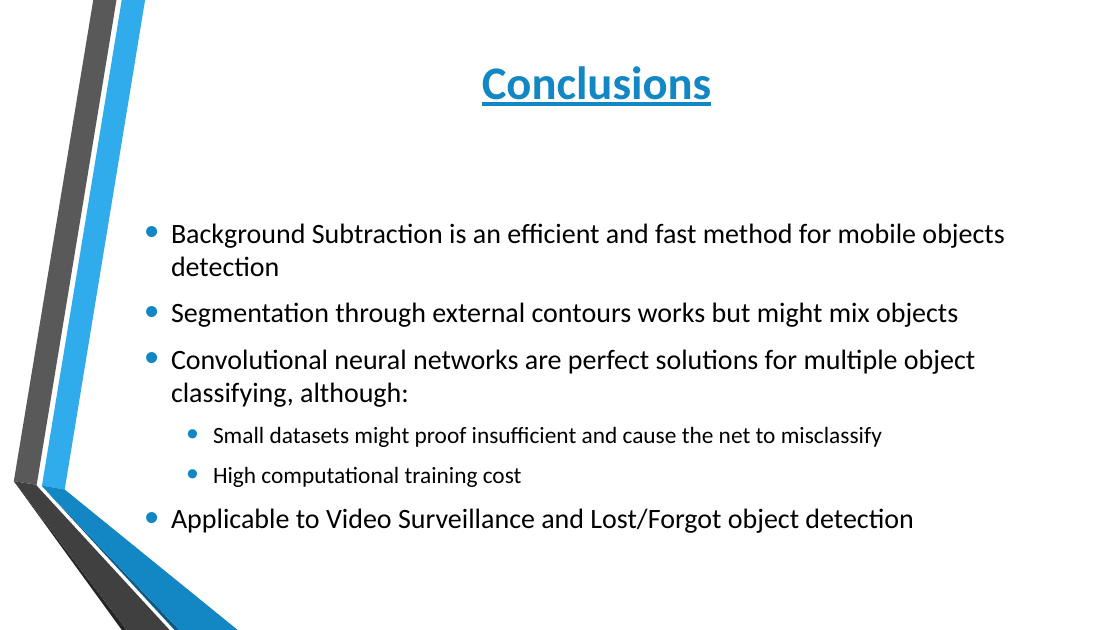
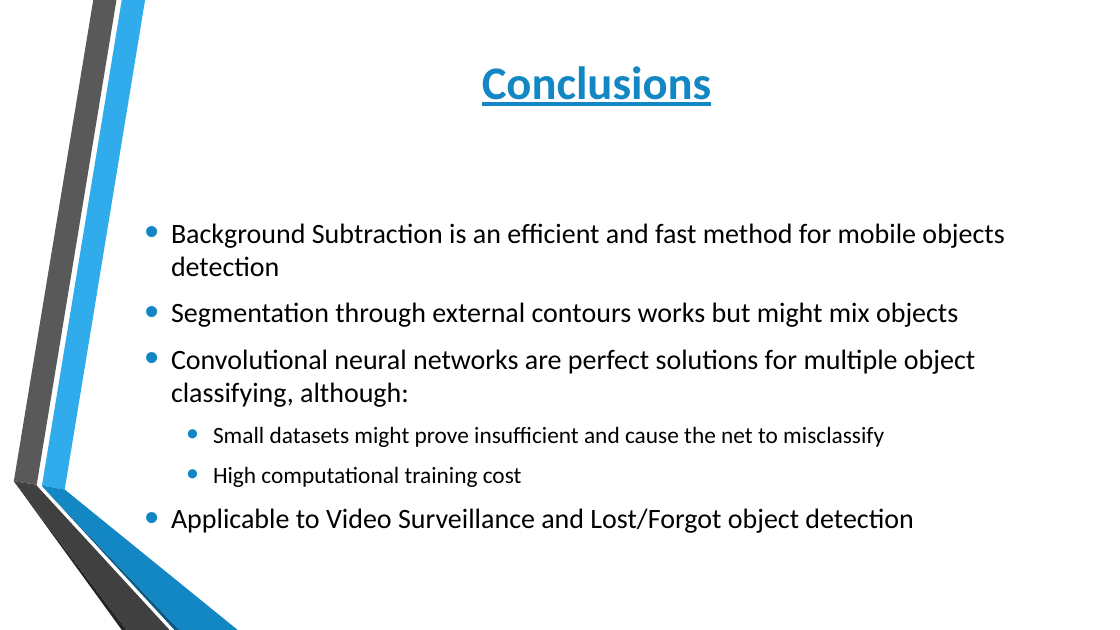
Before and after one commit to 4nc3str4l/VA_GiC, a slide deck: slide 6 of BSaOR.pptx. Drawn at 1120x630 pixels with LibreOffice and Linux fonts; fonts in the diff are those of the drawing; background and template pictures are left out. Boxes give left, top, right and bottom in pixels: in the first picture for what was removed or moved away, otherwise in the second. Text is boxed around its words. In the diff, an @@ line names an element or a change of style, - is before the commit and + after.

```diff
--- a/BSaOR.pptx
+++ b/BSaOR.pptx
@@ text at [213,426,884,447]: text changed @@
-  • Small datasets might proof insufficient and cause the net to misclassify
+  • Small datasets might prove insufficient and cause the net to misclassify
```
Also in this commit, not shown: 3 other slides changed.
